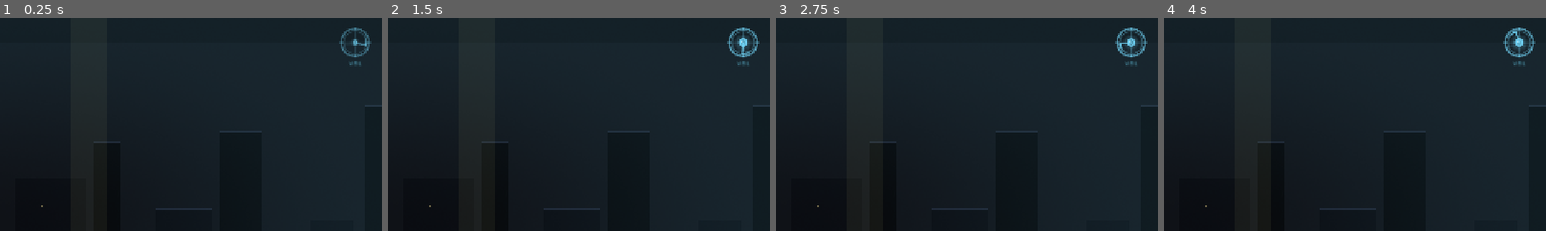
Above: before the commit, frames 1-4 (left to right).
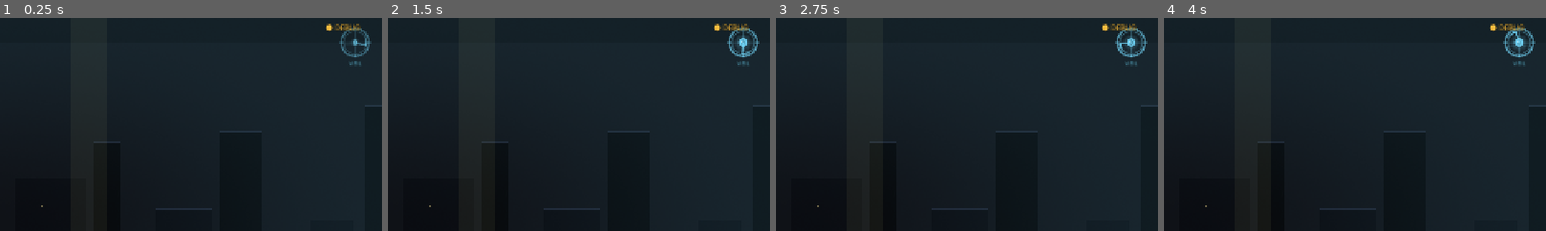
Above: after the commit, the same moments.

Repository: soomin007/EyesOnYou-Full
Game: Godot game, scene res://scenes/stage.tscn
The game is run twice, just before and just after one commit, with the same random seed, the same clock (stepped at 60 frames per second) and the same inputs. This scene is started directly instead of the project's main scene.
Inputs (mouse positions are % of the whole screen's width and height, from its top left):
- Up to frame 1 (0.25 s): no input
- Up to frame 2 (1.5 s): tap Enter (ui_accept) at 0.5 s; move the mouse to (72, 45) at 0.52 s; hold D (move_right) 0.53-1.25 s; hold J (attack) 0.53-1.25 s; click (72, 45) at 0.67 s; tap W (jump) at 0.77 s; drag from (30, 55) to (45, 71) at 1.27 s
- Up to frame 3 (2.75 s): move the mouse to (60, 28) at 2.02 s; hold A (move_left) from 2.03 s (still down); tap Space at 2.1 s
- Up to frame 4 (4 s): release A (move_left) at 2.75 s; drag from (45, 71) to (20, 35) at 2.77 s; move the mouse to (80, 66) at 3.52 s; hold D (move_right) from 3.53 s (still down); tap E at 3.6 s; tap W (jump) at 3.77 s
The pictures show only the part of the screen within x 50-100%, y 0-50%; the shares and areas given below are measured in that part.

The runs differ from the first frame. In frame 1, 0.2% of the frame differs, in the area x 85-95%, y 2-7%; in frame 2, 0.2%; in frame 3, 0.2%; in frame 4, 0.2%.

Commit message:
fix(rival): 붕괴 시야 중심을 플레이어로 + 근접 반경 완화 + 에디터 디버그 자동해제
- 셰이더 vig_center 유니폼 추가, VeilSight가 매 프레임 플레이어 화면UV(-24 오프셋)로 설정.
  붕괴 시야 원이 화면 중심이 아니라 캐릭터를 따라감(vig만큼 보간).
- 재밍 최소 radius_near 0.13→0.20(완전 근접 시 덜 답답, 사용자 조정).
- GameState._ready: 에디터 실행(OS.has_feature("editor"))이면 debug_unlocked 자동 true.
  릴리스 빌드는 그대로 잠김. 매번 "snu" 시퀀스 칠 필요 없앰.

검증: radius_near=0.20, vig_center가 플레이어 화면UV 추종, 에디터 debug_unlocked=true.

Co-Authored-By: Claude Opus 4.8 (1M context) <noreply@anthropic.com>
Claude-Session: https://claude.ai/code/session_01SP2p8DzQ3fRcvm566ZhgG2

Diff:
--- a/assets/shaders/veil_vignette.gdshader
+++ b/assets/shaders/veil_vignette.gdshader
@@ -11,6 +11,8 @@
 uniform vec4 dark_color : source_color = vec4(0.0, 0.0, 0.02, 0.66);
 uniform float radius_far = 0.62;   // 기본 — 반경 큼(얇은 가장자리 테두리)
 uniform float radius_near = 0.34;  // 붕괴 — 반경 작음(중앙만 보이는 시야 축소)
+// 비네트 중심(UV). 기본 화면 중심(0.5,0.5). 붕괴 시 VeilSight가 플레이어 캐릭터 위치로 옮긴다.
+uniform vec2 vig_center = vec2(0.5, 0.5);
 
 // 정렬 안 된 해시 디더 — 밴딩을 1/255 수준 노이즈로 흩뜨려 그라데이션을 매끄럽게.
 float dither(vec2 p) {
@@ -18,7 +20,7 @@
 }
 
 void fragment() {
-	vec2 d = UV - vec2(0.5);
+	vec2 d = UV - vig_center;
 	float dist = length(d);
 	float radius = mix(radius_far, radius_near, vig);
 	// 중앙 투명 → 반경에서 불투명. smoothstep으로 부드러운 falloff.
--- a/scripts/GameState.gd
+++ b/scripts/GameState.gd
@@ -237,6 +237,12 @@
 		action_label("jump", "W"), action_label("move_down", "S"),
 		action_label("attack", "J"), action_label("dash", "K"),
 		action_label("skill", "L"), action_label("pause", "ESC")]
+
+func _ready() -> void:
+	# 에디터에서 실행하면 디버그 자동 해제 — 개발 중 매번 "snu" 시퀀스를 칠 필요 없게.
+	# 내보낸 릴리스 빌드(웹 등)는 has_feature("editor")=false라 그대로 잠김(일반 플레이어 노출 방지).
+	if OS.has_feature("editor"):
+		debug_unlocked = true
 
 func reset() -> void:
 	current_stage = 0
--- a/scripts/VeilSight.gd
+++ b/scripts/VeilSight.gd
@@ -105,8 +105,17 @@
 	var base_calm: Color = Color(CALM.r, CALM.g, CALM.b, VIG_CALM_A)
 	var cc: Color = base_calm.lerp(Color(0.09, 0.01, 0.14, VIG_DARK_A * 0.6), clamp(violet * 1.6, 0.0, 1.0))
 	_vig_mat.set_shader_parameter("calm_color", cc)
-	# 재밍은 시야를 훨씬 더 조인다(사용자: "확 줄어들어야"). 자연 붕괴(0.32)보다 작은 반경 = 좁은 터널 시야.
-	_vig_mat.set_shader_parameter("radius_near", lerp(VIG_RADIUS_NEAR, 0.13, violet))
+	# 재밍은 시야를 훨씬 더 조인다(사용자: "확 줄어들어야"). 자연 붕괴(0.32)보다 작은 반경. 완전 근접(violet=1)
+	# 에서도 너무 답답하지 않게 0.20(사용자 조정).
+	_vig_mat.set_shader_parameter("radius_near", lerp(VIG_RADIUS_NEAR, 0.20, violet))
+	# 붕괴 시 시야 중심을 화면 중심이 아니라 플레이어 캐릭터에 맞춘다(사용자 요청). vig만큼 화면중심→플레이어로 보간.
+	var pc: Vector2 = Vector2(0.5, 0.5)
+	if player != null and is_instance_valid(player):
+		var view: Vector2 = get_viewport_rect().size
+		if view.x > 0.0 and view.y > 0.0:
+			var sp: Vector2 = get_viewport().get_canvas_transform() * (player.global_position + Vector2(0.0, -24.0))
+			pc = Vector2(0.5, 0.5).lerp(Vector2(sp.x / view.x, sp.y / view.y), _vig)
+	_vig_mat.set_shader_parameter("vig_center", pc)
 
 # ACT3 자막("여기서부터는 잘 안 보여요")과 동기 호출 — 그 순간 마커가 무너진다.
 func begin_degradation() -> void:
Not shown, changed: session_logs/2026-07-06.md
